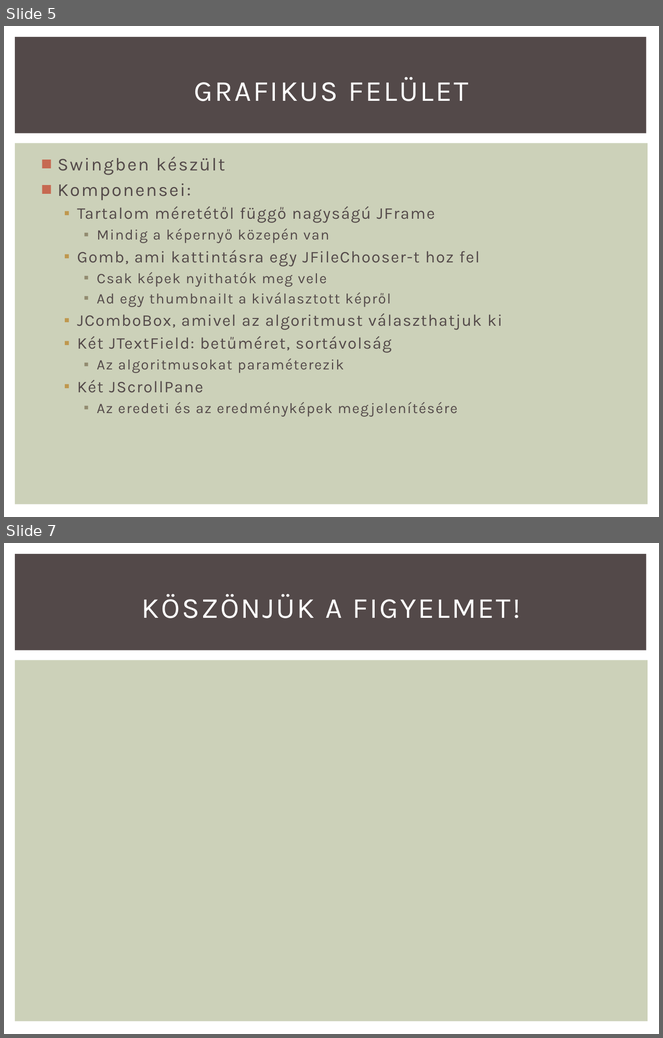
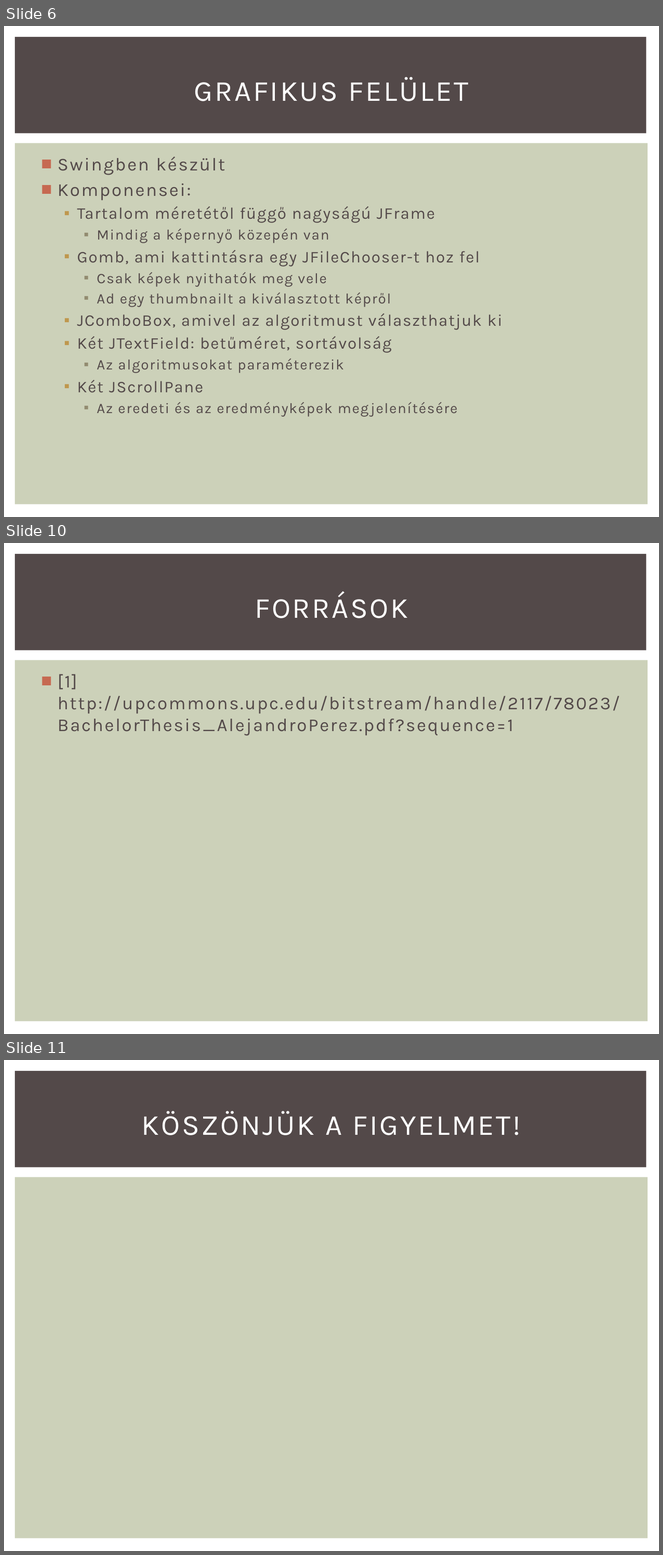
Before and after one commit to Btib/ImProcPoject, a slide deck: ImProc/Img/1_Prezentáció.pptx. Shown one above the other, each under a label of ours: slides 5 and 7 before the commit, slides 6, 10 and 11 after it; the slides between them are not shown. The pictures are 663x1038 and 663x1555 pixels, drawn with LibreOffice and Linux fonts; fonts in the diff are those of the drawing. Boxes give left, top, right and bottom in pixels: in the first picture for what was removed or moved away, otherwise in the second. Text is boxed around its words. In the diff, an @@ line names an element or a change of style, - is before the commit and + after.

```diff
--- a/ImProc/Img/1_Prezentáció.pptx
+++ b/ImProc/Img/1_Prezentáció.pptx
@@ slide 10 added at box(4, 543, 659, 1034), background #FFFFFF; not listed: 2 template elements that a slide beside it also shows @@
@@ title added at box(255, 591, 408, 618), 32 pt, text #FFFFFF @@
+FORRÁSOK
@@ text added at box(58, 674, 620, 736), 20 pt, text #534949 @@
+■ [1] http://upcommons.upc.edu/bitstream/handle/2117/78023/BachelorThesis_AlejandroPerez.pdf?sequence=1
@@ what was slide 5 is now slide 6 @@
@@ what was slide 7 is now slide 11 @@
```
Also in this commit, not shown: 5 other slides added, 2 slides removed, 21 other files.
